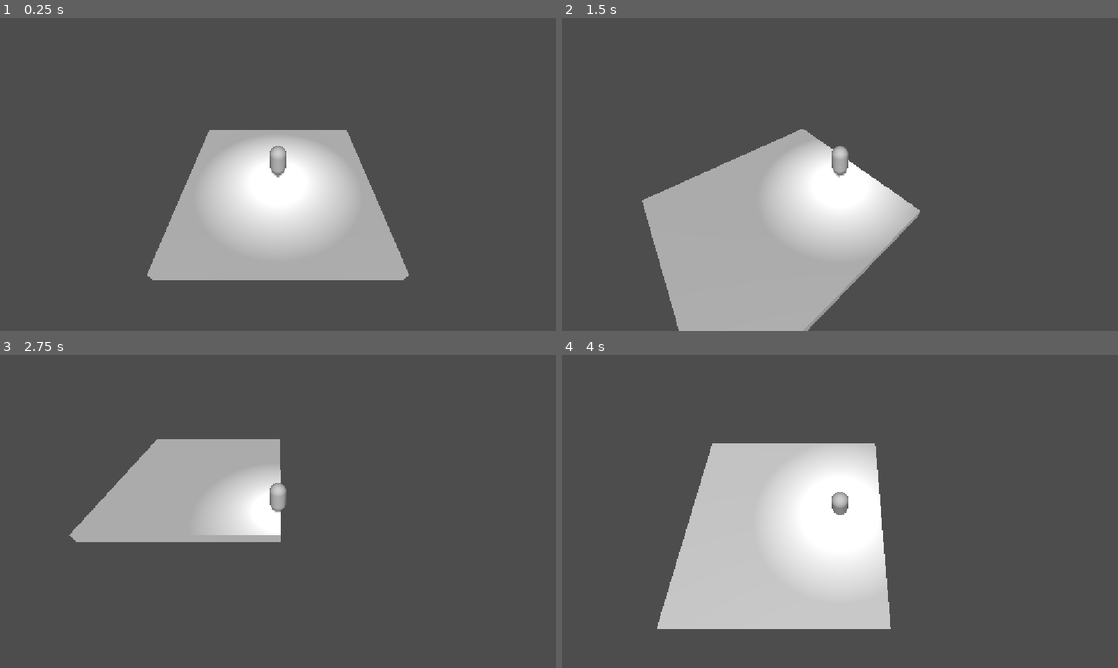
Above: before the commit, frames 1-4 (two rows, left to right).
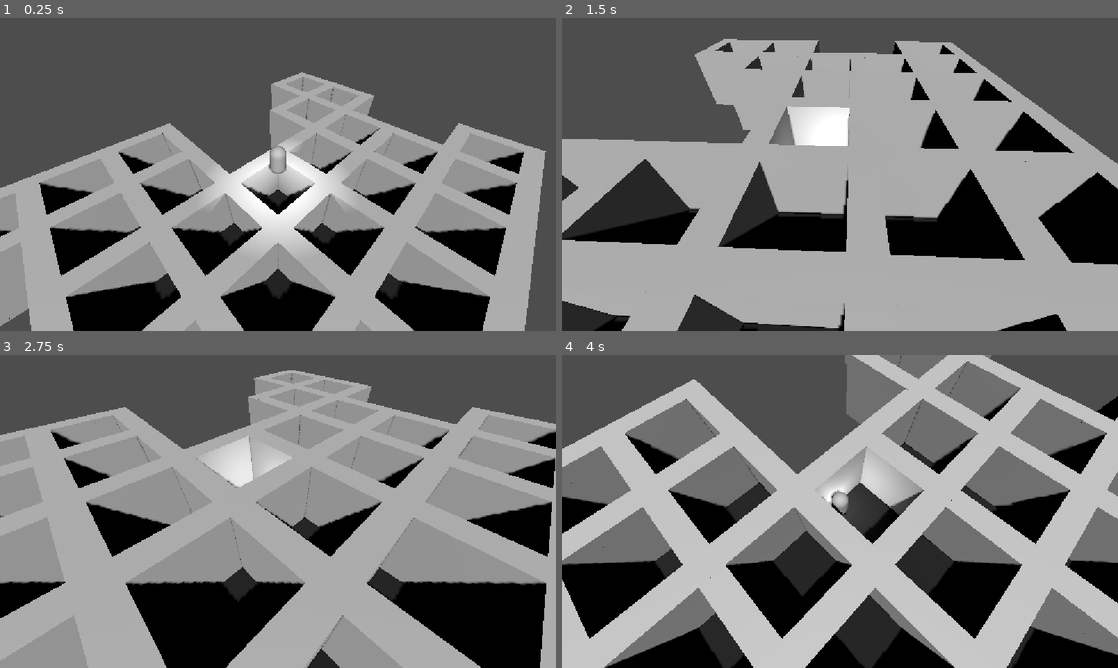
Above: after the commit, the same moments.

Repository: TotsllyRandom/Arc-Knights
Game: Godot game, scene res://Scenes/dungeon.tscn
Same seed, same stepped clock (60 frames per second), same inputs: the game is played once before the commit and once after it.
Inputs (mouse positions are in pixels of both pictures, inside the frame that each line leads up to):
- Up to frame 1 (0.25 s): no input
- Up to frame 2 (1.5 s): tap Enter at 0.5 s; move the mouse to (962, 158) at 0.52 s; hold D (Player_Move_Right) 0.53-1.28 s; tap Down (Player_Camera_Down) at 0.6 s; click (962, 158) at 0.67 s; tap Space (Player_Jump) at 0.77 s; move the mouse to (728, 190) at 1.27 s; hold S (Player_Move_Down) from 1.28 s (still down); tap Left (Player_Camera_Left) at 1.35 s
- Up to frame 3 (2.75 s): tap Space (Player_Jump) at 1.52 s; move the mouse to (333, 442) at 2.02 s; release S (Player_Move_Down) at 2.03 s; hold D (Player_Move_Right) from 2.03 s (still down); tap Right (Player_Camera_Right) at 2.1 s
- Up to frame 4 (4 s): move the mouse to (812, 574) at 2.77 s; release D (Player_Move_Right) at 2.78 s; hold W (Player_Move_Up) 2.78-3.53 s; tap Up (Player_Camera_Up) at 2.85 s; click (812, 574) at 2.92 s; tap Space (Player_Jump) at 3.02, 3.77 s; move the mouse to (1006, 558) at 3.52 s; hold A (Player_Move_Left) from 3.53 s (still down); tap Alt at 3.6 s

The runs differ from the first frame. In frame 1, 53% of the frame differs, in the area x 0-99%, y 17-100%; in frame 2, 66%; in frame 3, 77%; in frame 4, 79%, in the area x 0-100%, y 0-100%.

Commit message:
Chunk Placement

Diff:
--- a/Scenes/dungeon.tscn
+++ b/Scenes/dungeon.tscn
@@ -2,12 +2,6 @@
 
 [ext_resource type="Script" uid="uid://bc86nw50w8xv4" path="res://Scripts/dungeon.gd" id="1_oavya"]
 [ext_resource type="PackedScene" uid="uid://mpu4r0vb0drw" path="res://Scenes/Player.tscn" id="2_dakn4"]
-
-[sub_resource type="BoxMesh" id="BoxMesh_dakn4"]
-size = Vector3(10, 0.5, 10)
-
-[sub_resource type="BoxShape3D" id="BoxShape3D_g4v7s"]
-size = Vector3(10, 0.5, 10)
 
 [node name="Dungeon" type="Node3D" unique_id=1328486359]
 script = ExtResource("1_oavya")
@@ -32,13 +26,3 @@
 sky_mode = 1
 
 [node name="Ground" type="Node3D" parent="." unique_id=183039139]
-
-[node name="StaticBody3D" type="StaticBody3D" parent="." unique_id=1013099311]
-
-[node name="MeshInstance3D" type="MeshInstance3D" parent="StaticBody3D" unique_id=1551209755]
-transform = Transform3D(1, 0, 0, 0, 1, 0, 0, 0, 1, 0, -1, 0)
-mesh = SubResource("BoxMesh_dakn4")
-
-[node name="CollisionShape3D" type="CollisionShape3D" parent="StaticBody3D" unique_id=284256192]
-transform = Transform3D(1, 0, 0, 0, 1, 0, 0, 0, 1, 0, -1, 0)
-shape = SubResource("BoxShape3D_g4v7s")
--- a/Scripts/dungeon.gd
+++ b/Scripts/dungeon.gd
@@ -41,19 +41,16 @@
 
 func _ready() -> void:
 	make_tile_map()
-	#var plrx := (float(len(tilemap[0])-1))/2
-	#var plry := (float(len(tilemap)-1))/2
-	#$Player.position = Vector3(
-	#	(plrx-plry) * TILE_INCREMENT,
-	#	5,
-	#	(plrx+plry) * TILE_INCREMENT
-	#)
 
+
+func _process(delta: float) -> void:
+	if Input.is_action_just_pressed("Reset"):
+		make_tile_map()
 
 func build_tiles():
 	for y in range(len(tilemap)):
 		for x in range(len(tilemap[y])):
-			if tilemap[y][x] == " ":
+			if tilemap[y][x] == "X":
 				continue
 			var new_tile : Node3D
 			if tilemap[y][x] == "W":
@@ -80,7 +77,11 @@
 	return ret
 
 func make_tile_map() -> void:
+	sects.clear()
+	room_data.clear()
 	tilemap.clear()
+	for child in $Ground.get_children():
+		child.queue_free()
 
 	make_sect(Vector2i(0,0))
 
@@ -92,7 +93,26 @@
 		current_sect += 1
 
 	print(sects)
+
+	tilemap = RoomMaker.make_empty_map(sects)
+	for sect in sects:
+		tilemap = RoomMaker.append_sect(sect, tilemap)
 	build_tiles()
+
+	var origin_start_x = (-RoomMaker.min_pos.x) * (RoomMaker.sect_size + 1)
+	var origin_start_y = (-RoomMaker.min_pos.y) * (RoomMaker.sect_size + 1)
+
+	var middle_offset = float(RoomMaker.sect_size + 1) / 2.0
+
+	var plrx: float = origin_start_x + middle_offset
+	var plry: float = origin_start_y + middle_offset
+
+	$Player.position = Vector3(
+		(plrx - plry) * TILE_INCREMENT,
+		5.0,
+		(plrx + plry) * TILE_INCREMENT
+	)
+
 
 func make_sect(pos):
 	var sect_num = get_sect(pos)
--- a/Scripts/globals/RoomMaker.gd
+++ b/Scripts/globals/RoomMaker.gd
@@ -1,3 +1,36 @@
 extends Node
 
 var sect_size := 3
+var min_pos := Vector2i(0,0)
+var max_pos := Vector2i(0,0)
+
+func make_empty_map(sects:Array):
+
+	for sect in sects:
+		min_pos = Vector2i(min(min_pos.x, sect["pos"].x),min(min_pos.y, sect["pos"].y))
+		max_pos = Vector2i(max(max_pos.x, sect["pos"].x),max(max_pos.y, sect["pos"].y))
+
+	var ret = []
+	for y in range(((max_pos.y - min_pos.y) * (sect_size + 1)) + (sect_size + 2)):
+		var line = []
+		for x in range(((max_pos.x - min_pos.x) * (sect_size + 1)) + (sect_size + 2)):
+			line.append("X")
+		ret.append(line)
+
+	return ret
+
+func append_sect(sect, tilemap):
+	var starting_pos = Vector2i(0,0)
+	starting_pos.x += (sect["pos"].x - min_pos.x) * (sect_size + 1)
+	starting_pos.y += (sect["pos"].y - min_pos.y) * (sect_size + 1)
+
+	for y in range(sect_size + 2):
+		for x in range(sect_size + 2):
+			var target_y = starting_pos.y + y
+			var target_x = starting_pos.x + x
+
+			if x == 0 || y == 0 || x == sect_size + 1 || y == sect_size + 1:
+				tilemap[target_y][target_x] = "W"
+			else:
+				tilemap[target_y][target_x] = "H"
+	return tilemap
--- a/project.godot
+++ b/project.godot
@@ -14,6 +14,10 @@
 run/main_scene="uid://bo666o33iy8v0"
 config/features=PackedStringArray("4.7", "GL Compatibility")
 config/icon="res://icon.svg"
+
+[autoload]
+
+RoomMaker="*uid://ba1eqp0inakg6"
 
 [display]
 
@@ -67,6 +71,11 @@
 "events": [Object(InputEventKey,"resource_local_to_scene":false,"resource_name":"","device":-1,"window_id":0,"alt_press …(191 unchanged characters)…
 ]
 }
+Reset={
+"deadzone": 0.2,
+"events": [Object(InputEventKey,"resource_local_to_scene":false,"resource_name":"","device":-1,"window_id":0,"alt_pressed":false,"shift_pressed":false,"ctrl_pressed":false,"meta_pressed":false,"pressed":false,"keycode":0,"physical_keycode":80,"key_label":0,"unicode":112,"location":0,"echo":false,"script":null)
+]
+}
 
 [physics]
 
